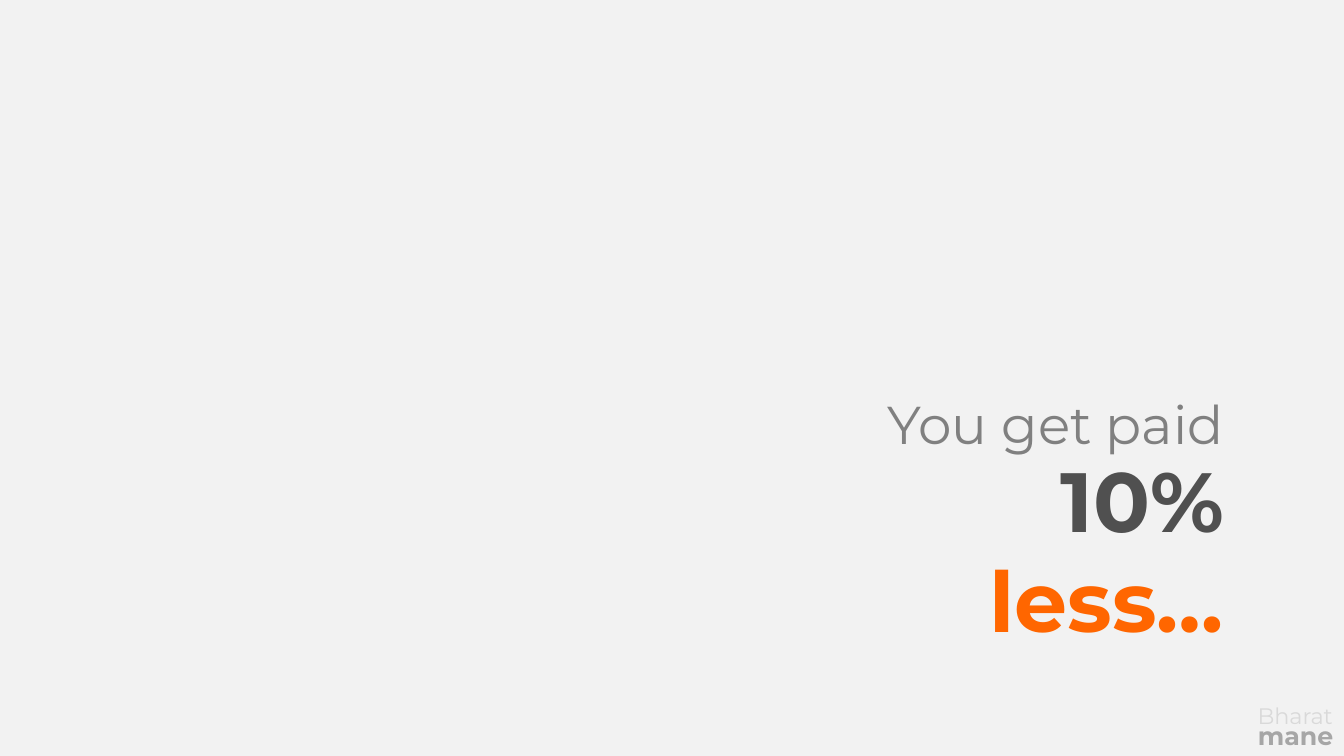
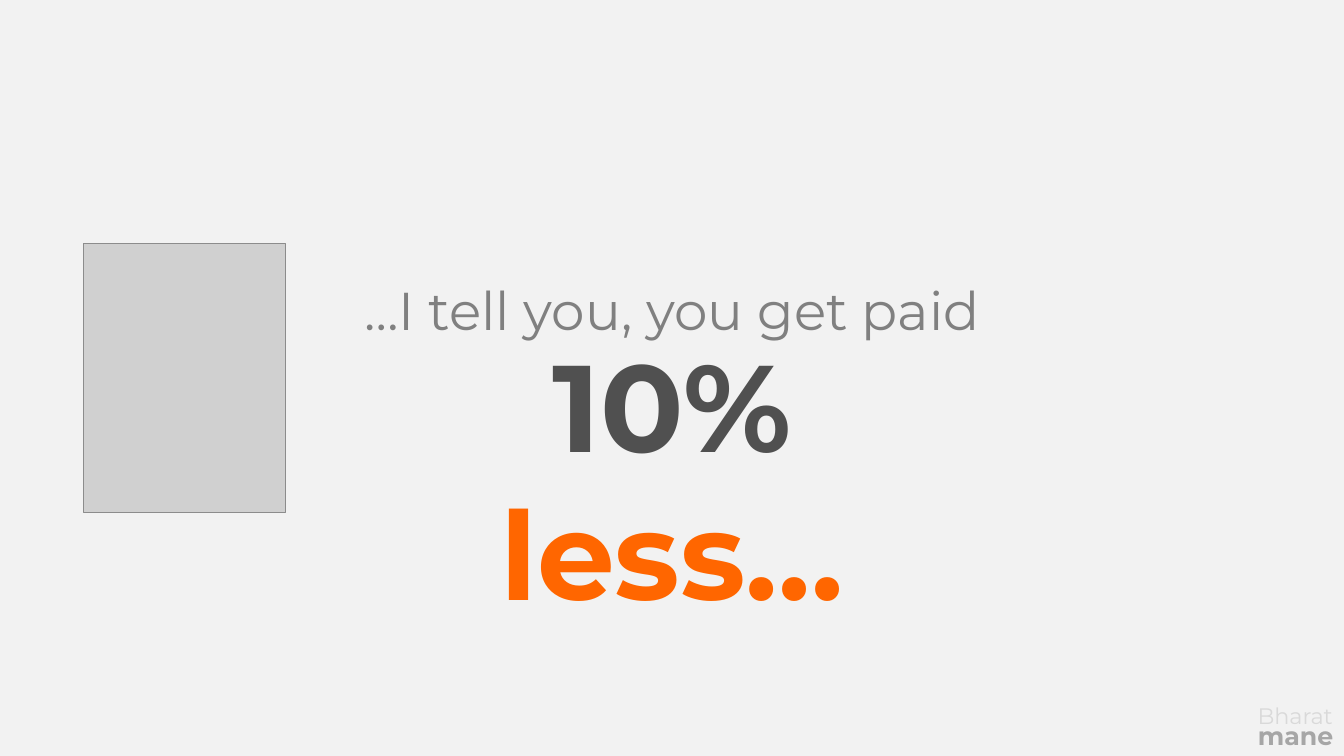
Before and after one commit to bharatmane/presentations, a slide deck: slide 8 of The Art of Presentation/The Art of Presentation.pptx (slide 4 before the commit). Drawn at 1344x756 pixels with LibreOffice and Linux fonts; fonts in the diff are those of the drawing; grey boxes stand for pictures. Boxes give left, top, right and bottom in pixels: in the first picture for what was removed or moved away, otherwise in the second. Text is boxed around its words. In the diff, an @@ line names an element or a change of style, - is before the commit and + after.

```diff
--- a/The Art of Presentation/The Art of Presentation.pptx
+++ b/The Art of Presentation/The Art of Presentation.pptx
@@ picture added at (x1=84, y1=244, x2=285, y2=513) @@
@@ text at (x1=364, y1=290, x2=980, y2=341): text changed @@
-You get paid
+…I tell you, you get paid
@@ text "10% less…" moved from (x1=989, y1=450, x2=1224, y2=633) to (x1=500, y1=333, x2=844, y2=601) @@
@@ text "10% less…" at (x1=500, y1=333, x2=844, y2=601): size 60 to 88 pt; alignment right to centre @@
```
Also in this commit, not shown: 6 other slides changed, 7 slides added.
